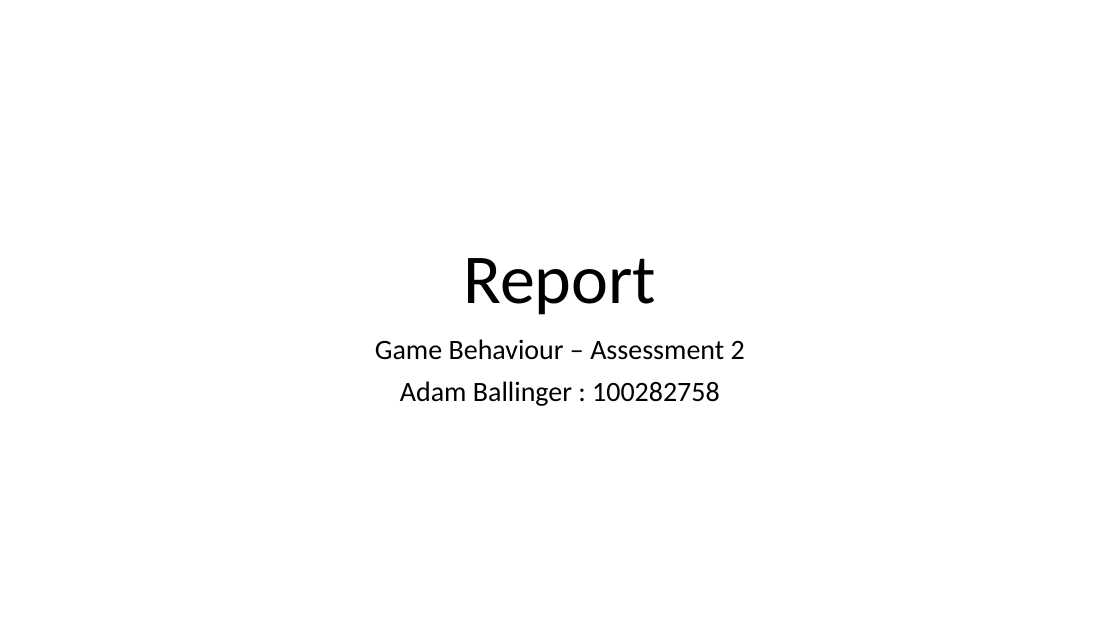
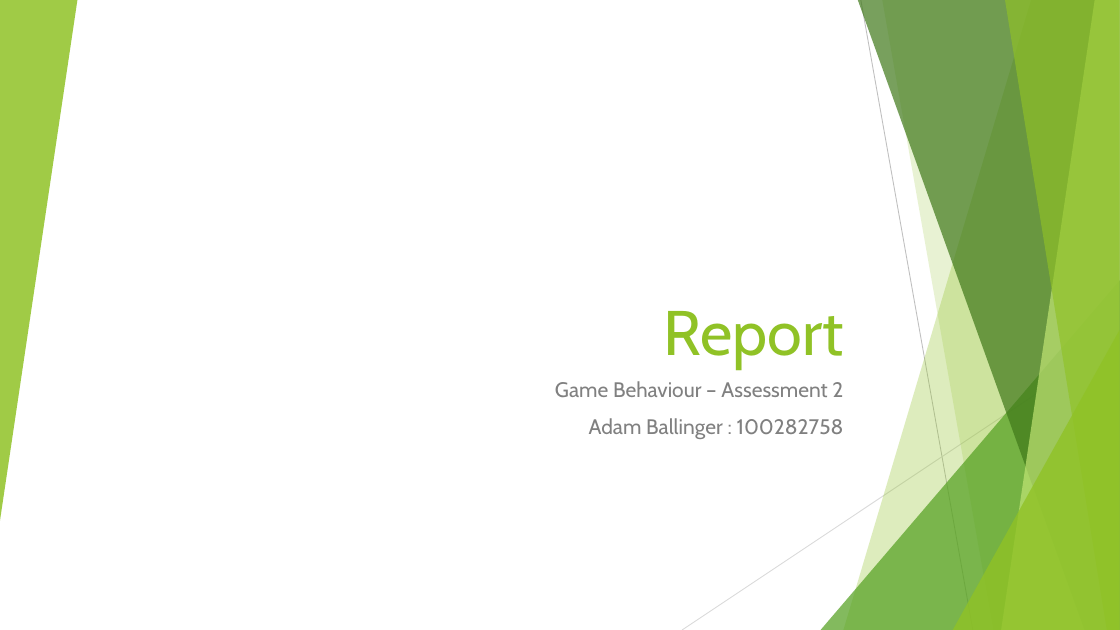
Before and after one commit to AdamBallinger/ProjectPlatform, a slide deck: slide 1 of Report.pptx. Drawn at 1120x630 pixels with LibreOffice and Linux fonts; fonts in the diff are those of the drawing. Boxes give left, top, right and bottom in pixels: in the first picture for what was removed or moved away, otherwise in the second. Text is boxed around its words. In the diff, an @@ line names an element or a change of style, - is before the commit and + after.

```diff
--- a/Report.pptx
+++ b/Report.pptx
@@ group added at <box>0,0,1120,630</box>: 5 freeform shapes, 3 triangles, 2 lines @@
@@ title "Report": place and size @@
-title "Report" at <box>463,258,656,315</box>
+title "Report" at <box>663,311,843,369</box>
@@ title "Report" at <box>663,311,843,369</box>: size 60 to 54 pt, font Calibri to Cabin, text colour #000000 to #90C226; alignment centre to right; line spacing 0.9 to 1 @@
@@ subtitle "Game Behaviour – Assessment 2": place and size @@
-subtitle "Game Behaviour – Assessment 2" at <box>375,339,745,406</box>
+subtitle "Game Behaviour – Assessment 2" at <box>555,381,844,439</box>
@@ subtitle "Game Behaviour – Assessment 2" at <box>555,381,844,439</box>: size 24 to 18 pt, font Calibri to Cabin, text colour #000000 to #808080; alignment centre to right; line spacing 0.9 to 1 @@
```
Also in this commit, not shown: 4 other slides changed, 20 other files.
